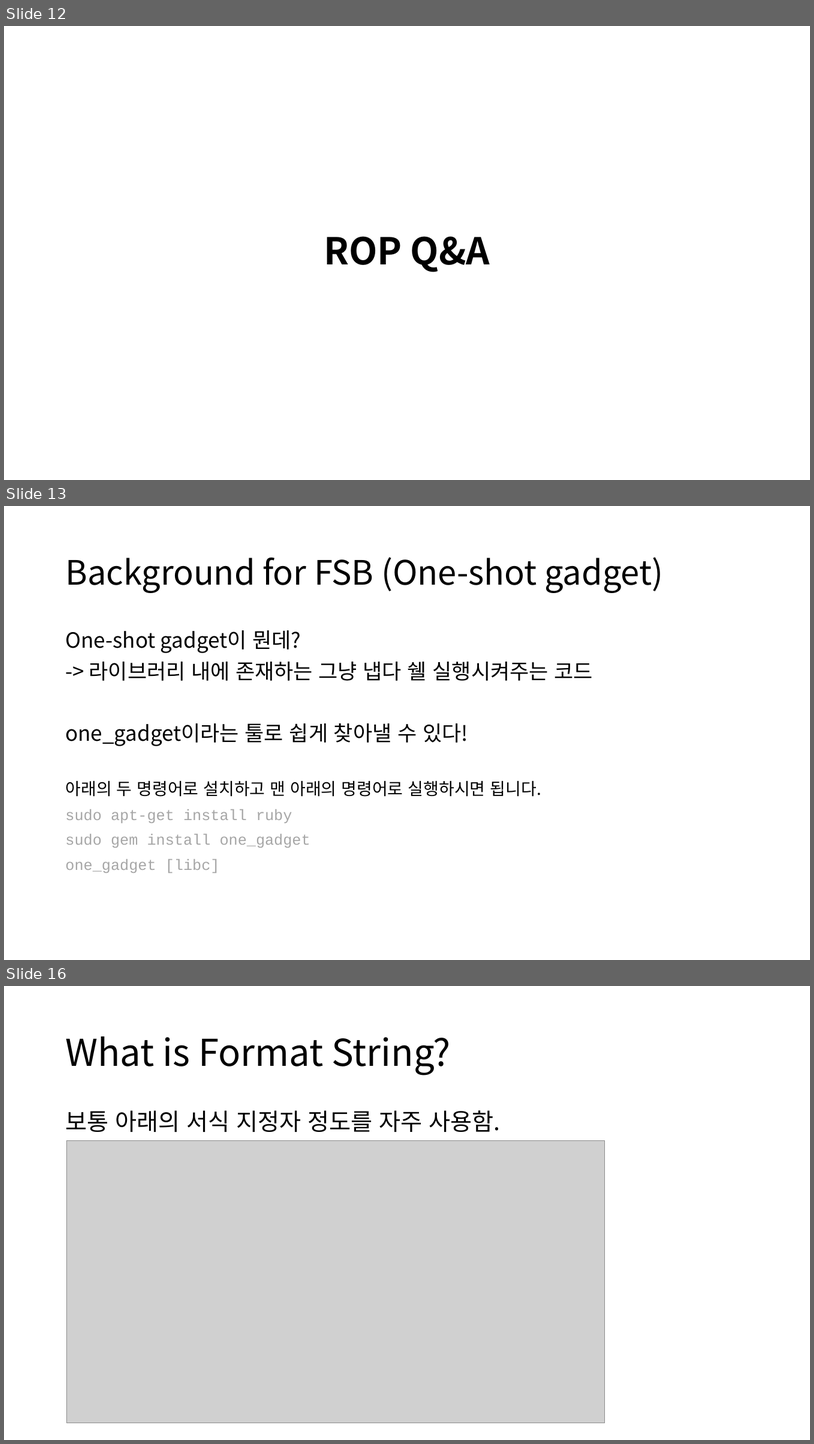
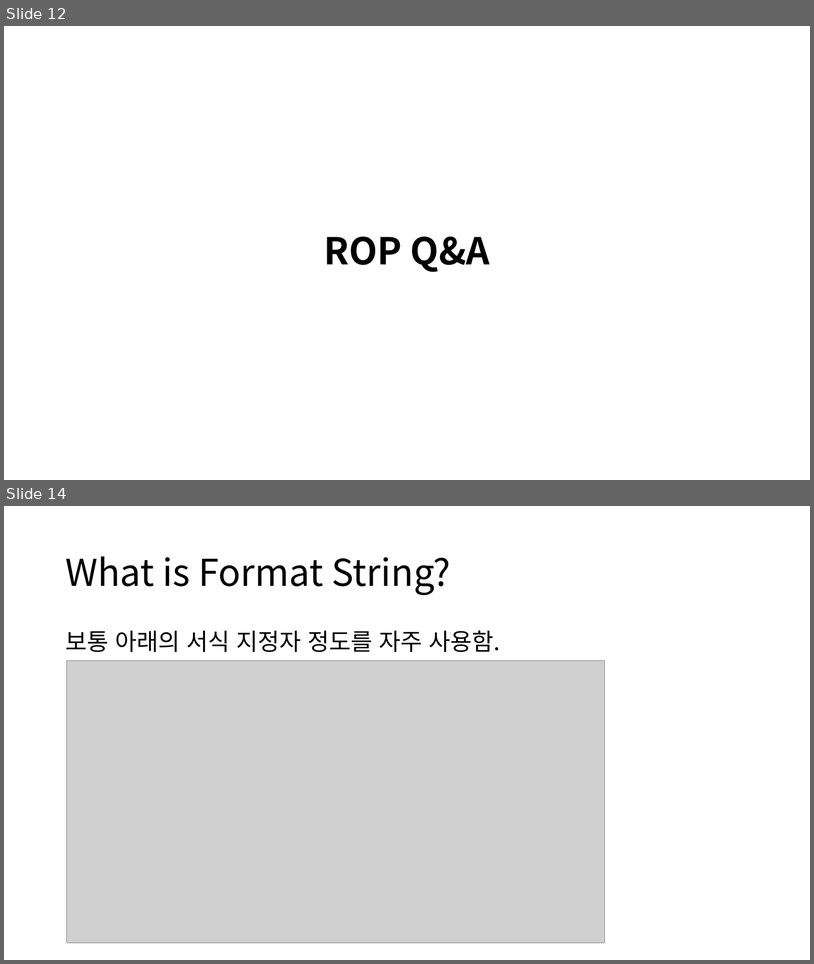
Before and after one commit to more-kohii/Cykor_seminar, a slide deck: ROP_FSB.pptx. Shown one above the other, each under a label of ours: slides 12, 13 and 16 before the commit, slides 12 and 14 after it; the slides between them are not shown. The pictures are 814x1444 and 814x964 pixels, drawn with LibreOffice and Linux fonts; fonts in the diff are those of the drawing; grey boxes stand for pictures. Boxes give left, top, right and bottom in pixels: in the first picture for what was removed or moved away, otherwise in the second. Text is boxed around its words. In the diff, an @@ line names an element or a change of style, - is before the commit and + after.

```diff
--- a/ROP_FSB.pptx
+++ b/ROP_FSB.pptx
@@ slide 13 removed at [4,506,810,960], background #FFFFFF @@
@@ title removed at [65,557,663,593] @@
-Background for FSB (One-shot gadget)
@@ text removed at [65,630,593,873] @@
-One-shot gadget이 뭔데?
--> 라이브러리 내에 존재하는 그냥 냅다 쉘 실행시켜주는 코드
-one_gadget이라는 툴로 쉽게 찾아낼 수 있다!
-아래의 두 명령어로 설치하고 맨 아래의 명령어로 실행하시면 됩니다.
-sudo apt-get install ruby
-sudo gem install one_gadget
-one_gadget [libc]
@@ what was slide 16 is now slide 14 @@
```
Also in this commit, not shown: 3 slides changed, 1 other slide removed.
